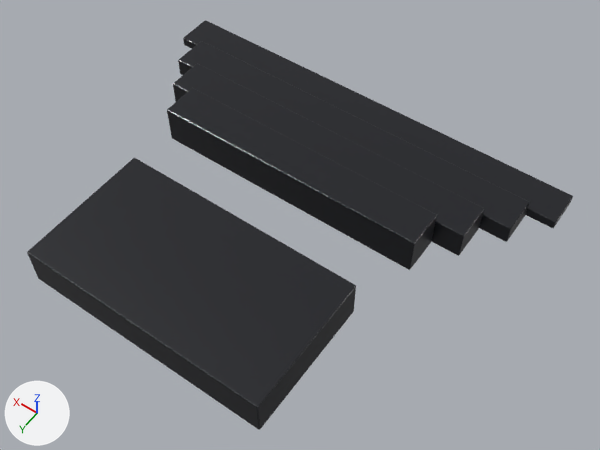
Before and after pictures for a commit that changed the FBX model art/exports/worlds/08_SoloLeveling/Dais.fbx.
One viewpoint serves both versions: a camera (50 mm lens) standing at (-27.5, 34.1, 52.7) and looking at (-3.0, -0.2, -1.2). The axes (+X, +Y, +Z) are drawn at lower left. The lights are the same throughout. The picture after the commit comes second. Where no turn or scale is listed for an object, it has been applied to the vertices.

Names of what the first picture shows: 'DaisStep0.001'.
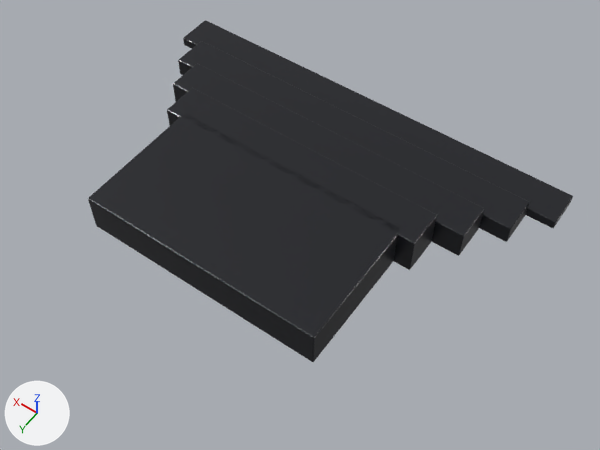
The newer file is also turned or shifted as a whole; pictures and numbers use the older file's frame.

What changed in the scene script:
```text
Change me_daisstep0_001:
    used by ob_daisstep0_001; location = (0.0, 0.0, 0.0)
    remove me_daisstep0_001.from_pydata(...)  # 280 vertices, 270 faces; spans x -20.0..20.0, y -15.9..15.9, z -1.8..1.8
    add me_daisstep0_001.from_pydata(...)  # 280 vertices, 270 faces; spans x -20.0..20.0, y -15.9..9.4, z -1.8..1.8
    me_daisstep0_001 part 1: the loose piece of 56 vertices spanning x -11.0..11.0, y 3.9..15.9, z -1.8..1.8 is moved by (0.0, -6.5, 0.0)
```

Pixel boxes (x1, y1, x2, y2) of what changed, in the pictures (600 x 450 px; the box of a moved part takes in the faces that stretch with it):
'DaisStep0.001', reshaped (11% narrower, 17% shorter): before (27, 20, 573, 430); after (88, 20, 573, 362)
part 1 of me_daisstep0_001, moved or reshaped: before (27, 158, 356, 430); after (88, 116, 398, 362)
